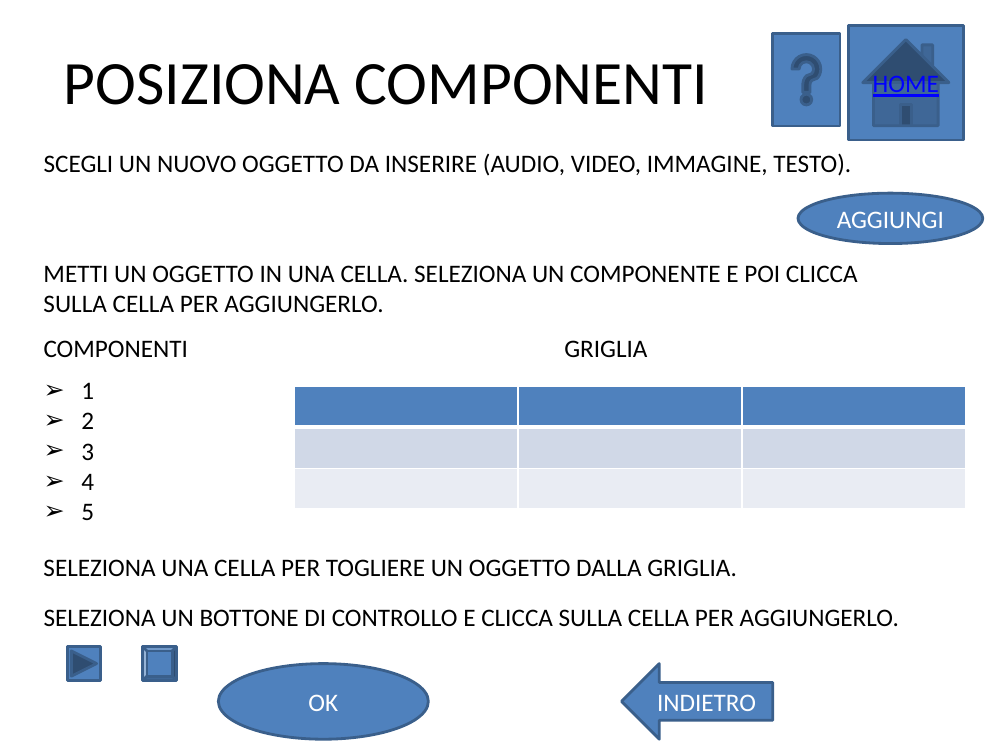
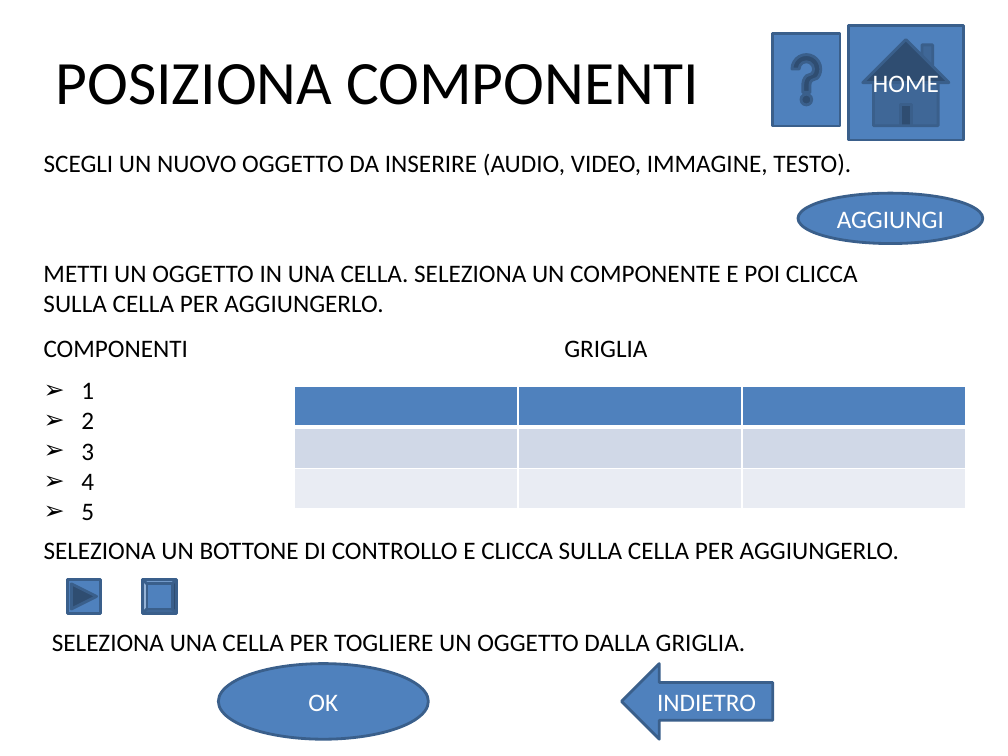
Before and after one commit to skimdz86/prototaips, a slide deck: slide 19 of Immagini/LABHCI-Pagine.pptx (slide 21 before the commit). Drawn at 1008x756 pixels with LibreOffice and Linux fonts; fonts in the diff are those of the drawing. Boxes give left, top, right and bottom in pixels: in the first picture for what was removed or moved away, otherwise in the second. Text is boxed around its words. In the diff, an @@ line names an element or a change of style, - is before the commit and + after.

```diff
--- a/Immagini/LABHCI-Pagine.pptx
+++ b/Immagini/LABHCI-Pagine.pptx
@@ title "POSIZIONA COMPONENTI": place and size @@
-title "POSIZIONA COMPONENTI" at [64,64,707,105]
+title "POSIZIONA COMPONENTI" at [55,64,699,105]
@@ action button home "HOME" at [849,25,964,140]: text colour #0000FF to #FFFFFF, underline off @@
@@ text "SELEZIONA UN BOTTONE DI CONTROLLO ...": place and size @@
-text "SELEZIONA UN BOTTONE DI CONTROLLO ..." at [44,609,899,627]
+text "SELEZIONA UN BOTTONE DI CONTROLLO ..." at [44,542,899,560]
@@ action button forward next: place and size @@
-action button forward next at [68,647,101,680]
+action button forward next at [68,580,101,613]
@@ bevel: place and size @@
-bevel at [143,647,176,680]
+bevel at [143,580,176,613]
@@ text "SELEZIONA UNA CELLA PER TOGLIERE ...": place and size @@
-text "SELEZIONA UNA CELLA PER TOGLIERE ..." at [43,559,737,577]
+text "SELEZIONA UNA CELLA PER TOGLIERE ..." at [52,634,746,651]
```
Also in this commit, not shown: 9 other slides changed, 1 slide added, 3 slides removed.
